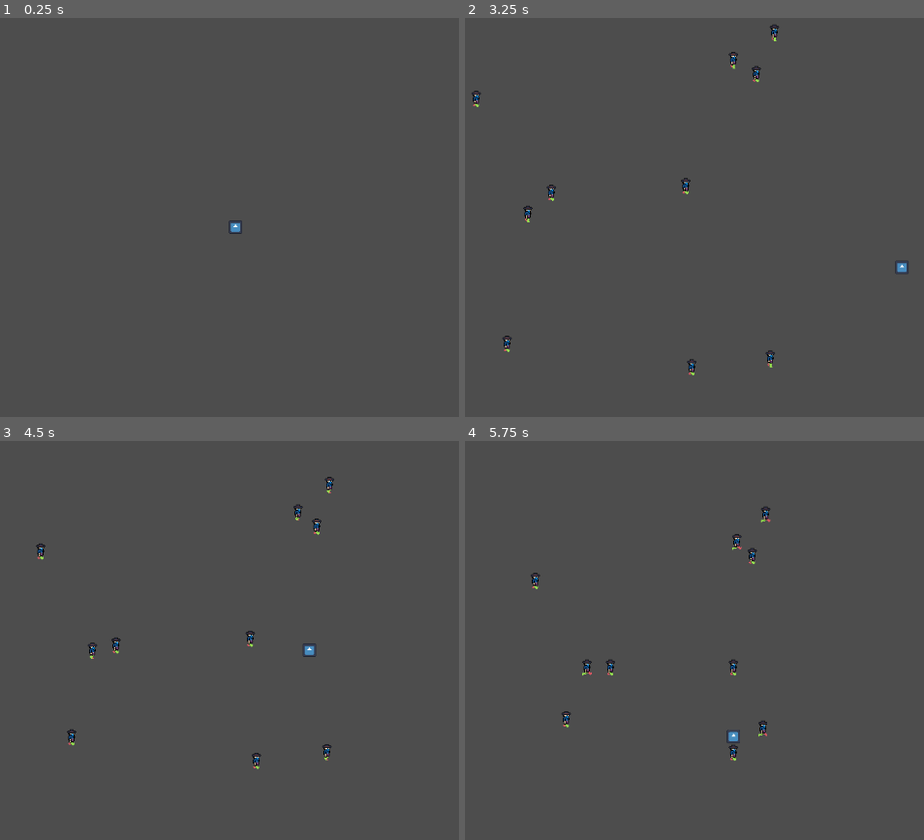
Above: before the commit, frames 1-4 (two rows, left to right).
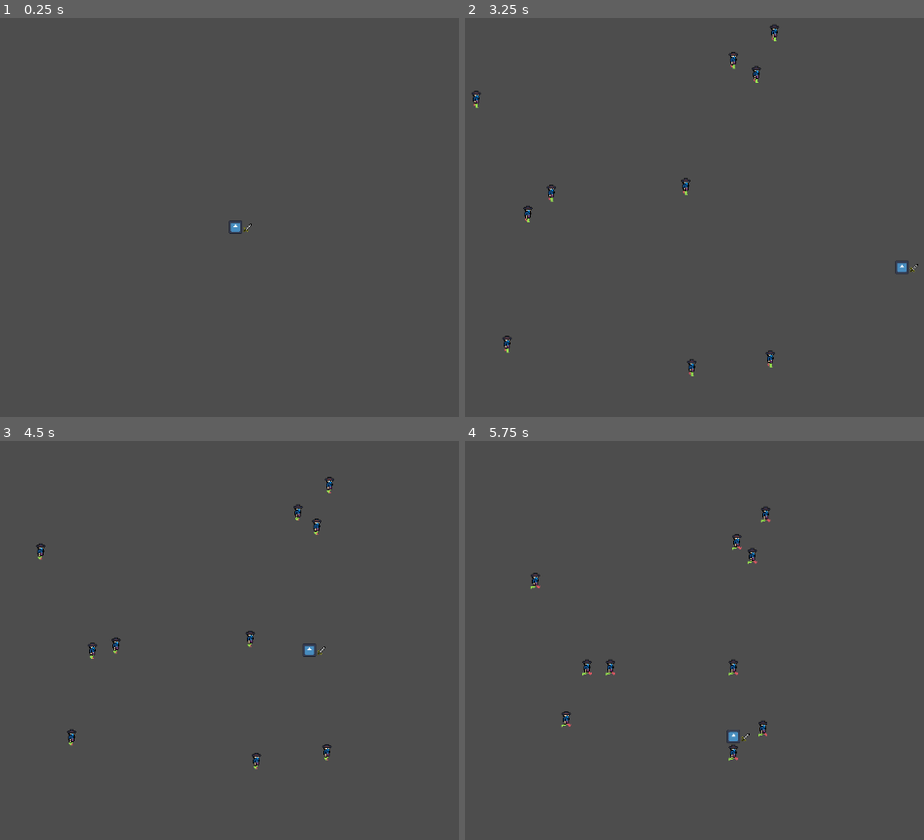
Above: after the commit, the same moments.

Repository: Mastersujo/RougeLIke
Game: Godot game, scene res://Scenes/level1/Level_A.tscn
The game is run twice, just before and just after one commit, with the same random seed, the same clock (stepped at 60 frames per second) and the same inputs. The engine's default icon, where the game draws it, is replaced by a stand-in: a white triangle on a blue panel in a dark square.
Inputs (mouse positions are in pixels of both pictures, inside the frame that each line leads up to):
- Up to frame 1 (0.25 s): no input
- Up to frame 2 (3.25 s): tap Enter at 0.5 s; move the mouse to (809, 177) at 0.52 s; hold D (right) 0.53-1.28 s; click (809, 177) at 0.6 s; move the mouse to (487, 221) at 1.27 s; hold S (down) 1.28-2.03 s; click (487, 221) at 1.35 s; tap Space at 2 s; move the mouse to (717, 105) at 2.02 s; hold D (right) 2.03-2.78 s; click (717, 105) at 2.1 s; move the mouse to (602, 285) at 2.77 s; hold W (up) from 2.78 s (still down); click (602, 285) at 2.85 s
- Up to frame 3 (4.5 s): move the mouse to (408, 688) at 3.52 s; release W (up) at 3.53 s; hold A (left) from 3.53 s (still down); click (408, 688) at 3.6 s; move the mouse to (outside the picture) at 4.27 s; click (outside the picture) at 4.35 s
- Up to frame 4 (5.75 s): move the mouse to (680, 624) at 5.02 s; release A (left) at 5.03 s; hold S (down) from 5.03 s (still down); click (680, 624) at 5.1 s

The runs differ from the first frame. In frame 1, less than 0.1% of the frame differs, in the area x 52-55%, y 51-54%; in frame 2, less than 0.1%; in frame 3, less than 0.1%; in frame 4, 0.1%, in the area x 14-64%, y 29-81%.

Commit message:
gameloop created

Diff:
--- a/Scenes/enemies/level 1/Blue_Enemy2.tscn
+++ /dev/null
@@ -1,86 +0,0 @@
-[gd_scene load_steps=13 format=3 uid="uid://dlcai3m3owwg6"]
-
-[ext_resource type="Script" uid="uid://48nxsogxpi1f" path="res://animated_sprite_2d.gd" id="1_jdjax"]
-[ext_resource type="Texture2D" uid="uid://qnwi0t8kc4hi" path="res://art/blueenemy.png" id="2_g3l3n"]
-
-[sub_resource type="RectangleShape2D" id="RectangleShape2D_h1vhg"]
-size = Vector2(14, 24)
-
-[sub_resource type="AtlasTexture" id="AtlasTexture_snamw"]
-atlas = ExtResource("2_g3l3n")
-region = Rect2(0, 0, 32, 32)
-
-[sub_resource type="AtlasTexture" id="AtlasTexture_25goq"]
-atlas = ExtResource("2_g3l3n")
-region = Rect2(32, 0, 32, 32)
-
-[sub_resource type="AtlasTexture" id="AtlasTexture_p2jcm"]
-atlas = ExtResource("2_g3l3n")
-region = Rect2(64, 0, 32, 32)
-
-[sub_resource type="AtlasTexture" id="AtlasTexture_6g0c0"]
-atlas = ExtResource("2_g3l3n")
-region = Rect2(96, 0, 32, 32)
-
-[sub_resource type="AtlasTexture" id="AtlasTexture_74bwk"]
-atlas = ExtResource("2_g3l3n")
-region = Rect2(128, 0, 32, 32)
-
-[sub_resource type="AtlasTexture" id="AtlasTexture_bolw6"]
-atlas = ExtResource("2_g3l3n")
-region = Rect2(160, 0, 32, 32)
-
-[sub_resource type="AtlasTexture" id="AtlasTexture_4wklt"]
-atlas = ExtResource("2_g3l3n")
-region = Rect2(192, 0, 32, 32)
-
-[sub_resource type="AtlasTexture" id="AtlasTexture_jh5tw"]
-atlas = ExtResource("2_g3l3n")
-region = Rect2(224, 0, 32, 32)
-
-[sub_resource type="SpriteFrames" id="SpriteFrames_pff8j"]
-animations = [{
-"frames": [{
-"duration": 1.0,
-"texture": SubResource("AtlasTexture_snamw")
-}, {
-"duration": 1.0,
-"texture": SubResource("AtlasTexture_25goq")
-}, {
-"duration": 1.0,
-"texture": SubResource("AtlasTexture_p2jcm")
-}, {
-"duration": 1.0,
-"texture": SubResource("AtlasTexture_6g0c0")
-}, {
-"duration": 1.0,
-"texture": SubResource("AtlasTexture_74bwk")
-}, {
-"duration": 1.0,
-"texture": SubResource("AtlasTexture_bolw6")
-}, {
-"duration": 1.0,
-"texture": SubResource("AtlasTexture_4wklt")
-}, {
-"duration": 1.0,
-"texture": SubResource("AtlasTexture_jh5tw")
-}],
-"loop": true,
-"name": &"Walk",
-"speed": 5.0
-}]
-
-[node name="BlueEnemy" type="CharacterBody2D" groups=["Enemy"]]
-platform_on_leave = 1
-platform_floor_layers = 0
-script = ExtResource("1_jdjax")
-
-[node name="CollisionShape2D" type="CollisionShape2D" parent="."]
-position = Vector2(0, 1)
-scale = Vector2(1, 0.9684383)
-shape = SubResource("RectangleShape2D_h1vhg")
-one_way_collision_margin = 8.5
-
-[node name="AnimatedSprite2D" type="AnimatedSprite2D" parent="."]
-sprite_frames = SubResource("SpriteFrames_pff8j")
-animation = &"Walk"
--- a/Scenes/player.tscn
+++ b/Scenes/player.tscn
@@ -1,11 +1,29 @@
-[gd_scene load_steps=5 format=3 uid="uid://ckudr8chj1kgo"]
+[gd_scene load_steps=9 format=3 uid="uid://ckudr8chj1kgo"]
 
 [ext_resource type="Script" uid="uid://dc2tyapas16kr" path="res://Scripts/player.gd" id="1_cvnsp"]
 [ext_resource type="Texture2D" uid="uid://4q335xxs2p" path="res://icon.svg" id="2_6t5aa"]
+[ext_resource type="Texture2D" uid="uid://l3hsnfybpu2" path="res://art/Iron_Sword.png" id="3_6t5aa"]
 
 [sub_resource type="RectangleShape2D" id="RectangleShape2D_hqtel"]
 
 [sub_resource type="RectangleShape2D" id="RectangleShape2D_cvnsp"]
+
+[sub_resource type="CircleShape2D" id="CircleShape2D_vgqql"]
+
+[sub_resource type="AtlasTexture" id="AtlasTexture_fkybt"]
+atlas = ExtResource("3_6t5aa")
+region = Rect2(0, 0, 16, 16)
+
+[sub_resource type="SpriteFrames" id="SpriteFrames_x3wgy"]
+animations = [{
+"frames": [{
+"duration": 1.0,
+"texture": SubResource("AtlasTexture_fkybt")
+}],
+"loop": true,
+"name": &"default",
+"speed": 5.0
+}]
 
 [node name="Player" type="CharacterBody2D" groups=["Player"]]
 platform_on_leave = 1
@@ -29,3 +47,13 @@
 [node name="Weapon" type="Node2D" parent="."]
 
 [node name="Area2D" type="Area2D" parent="Weapon"]
+position = Vector2(19, 0)
+collision_layer = 0
+collision_mask = 4
+
+[node name="CollisionShape2D" type="CollisionShape2D" parent="Weapon/Area2D"]
+shape = SubResource("CircleShape2D_vgqql")
+
+[node name="AnimatedSprite2D" type="AnimatedSprite2D" parent="Weapon"]
+position = Vector2(19, 0)
+sprite_frames = SubResource("SpriteFrames_x3wgy")
--- a/Scripts/player.gd
+++ b/Scripts/player.gd
@@ -1,22 +1,22 @@
 extends CharacterBody2D
 
 @export var PlayerSpeed:float = 200.0
+@onready var weapon: Node2D = $Weapon
+var weapon_damage = 50
 
+func _physics_process(_delta: float) -> void:
+	if Input.is_action_just_pressed("LMB"):
+		var targets = weapon.get_child(0).get_overlapping_areas()
+		if !targets.is_empty():
+			for target in targets:
+				if target.get_parent().is_in_group("Enemy"):
+					print(target)
+					target.get_parent().damaged(weapon_damage)
 
-# Called when the node enters the scene tree for the first time.
-func _ready() -> void:
-	pass # Replace with function body.
-
-
-# Called every frame. 'delta' is the elapsed time since the previous frame.
-func _process(delta: float) -> void:
-	pass
+	get_input()
+	move_and_slide()
 
 func get_input():
 	# Returns a normalized vector from the movement keys (WASD/Arrow keys)
 	var input_direction = Input.get_vector("left", "right", "up", "down")
 	velocity = input_direction * PlayerSpeed  # Apply speed to movement
-
-func _physics_process(_delta: float) -> void:
-	get_input()       # Update velocity from input
-	move_and_slide()  # Move character with collision detection
--- a/animated_sprite_2d.gd
+++ b/animated_sprite_2d.gd
@@ -5,7 +5,7 @@
 
 # Called when the node enters the scene tree for the first time.
 func _ready() -> void:
-	pass # Replace with function body.
+	add_to_group("Enemy")
 
 
 # Called every frame. 'delta' is the elapsed time since the previous frame.
@@ -15,3 +15,8 @@
 
 func _physics_process(_delta: float) -> void:
 	move_and_slide()  # Move character with collision detection
+
+func damaged(damage):
+	health -= damage
+	if health <= 0:
+		queue_free()
